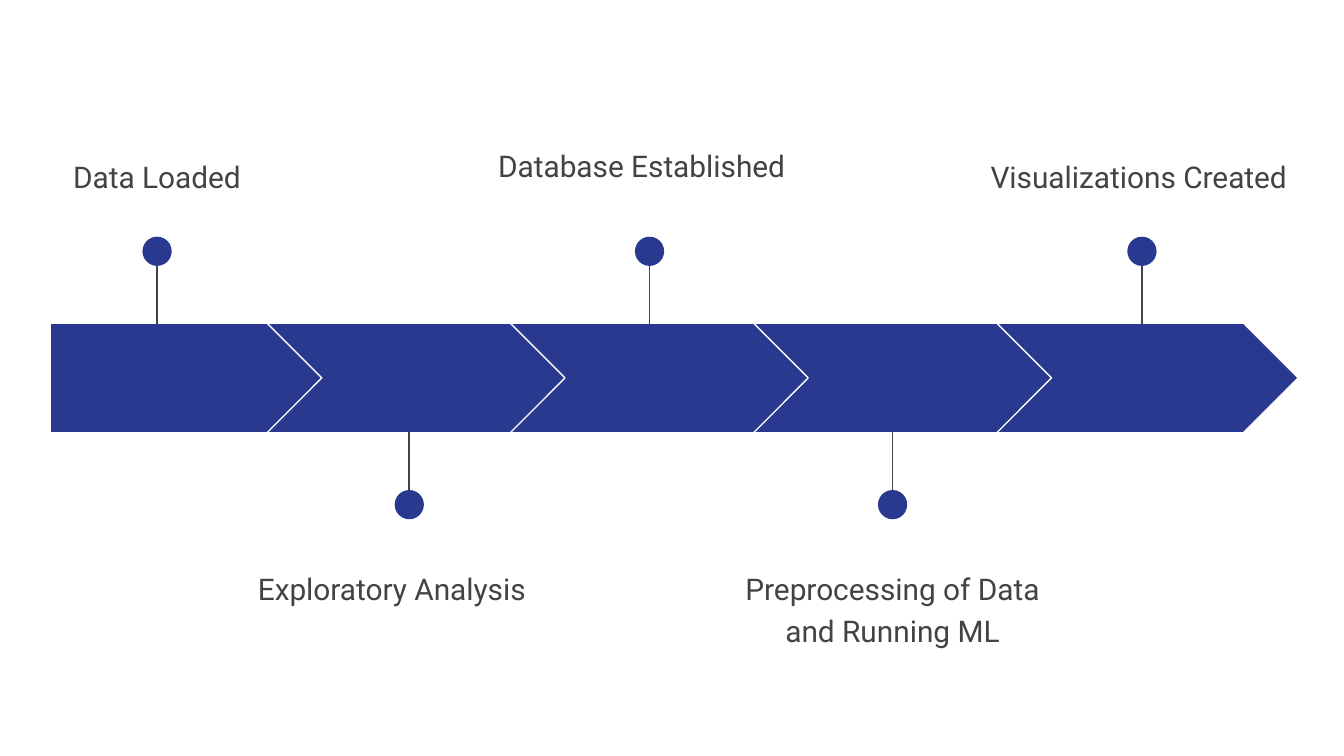
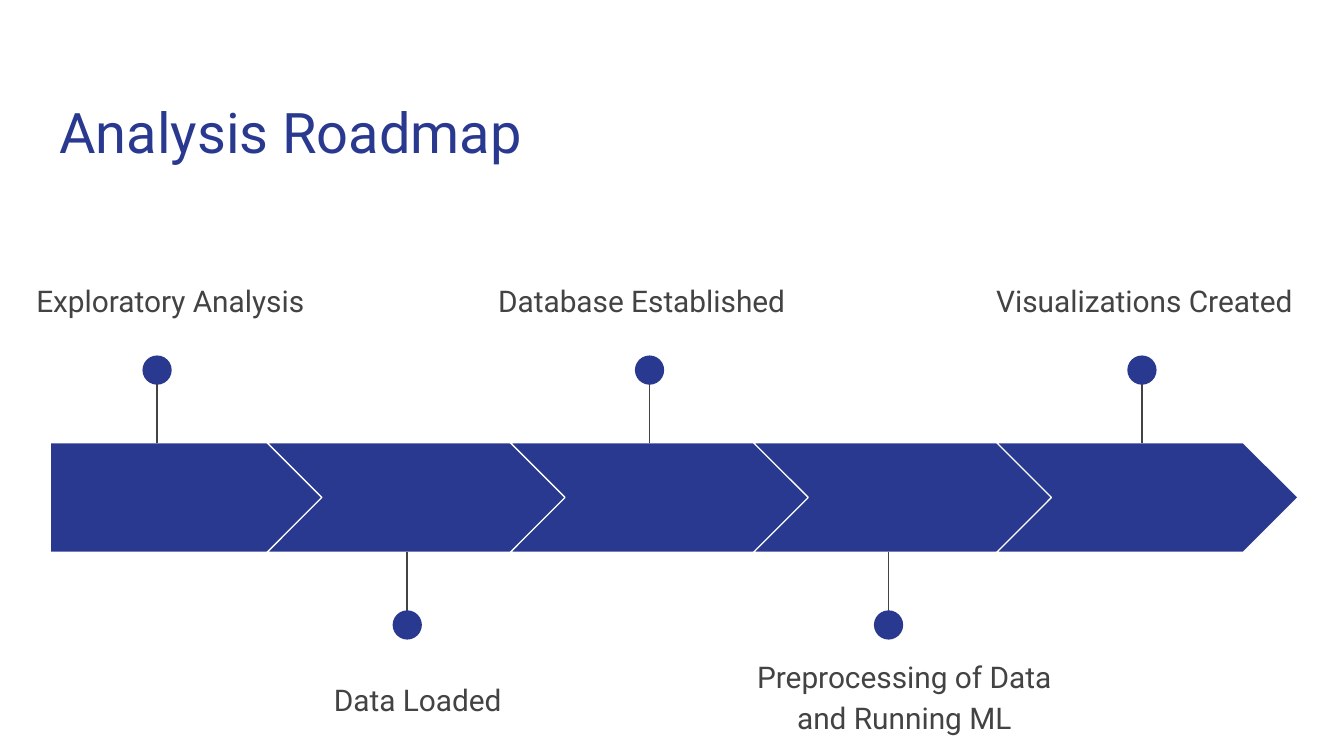
Before and after one commit to Magzzie/COVID-19_Analysis, a slide deck: slide 6 of COVID-19 Analysis.pptx (slide 7 before the commit). Drawn at 1344x756 pixels with LibreOffice and Linux fonts; fonts in the diff are those of the drawing. Boxes give left, top, right and bottom in pixels: in the first picture for what was removed or moved away, otherwise in the second. Text is boxed around its words. In the diff, an @@ line names an element or a change of style, - is before the commit and + after.

```diff
--- a/COVID-19 Analysis.pptx
+++ b/COVID-19 Analysis.pptx
@@ title added at (x1=59, y1=111, x2=521, y2=165), 30 pt, text #2A3990 @@
+Analysis Roadmap
@@ text "Exploratory Analysis" moved from (x1=258, y1=577, x2=525, y2=607) to (x1=36, y1=289, x2=304, y2=319) @@
@@ text "Database Established" moved from (x1=498, y1=154, x2=785, y2=178) to (x1=498, y1=289, x2=785, y2=313) @@
@@ text "Visualizations Created" moved from (x1=991, y1=165, x2=1287, y2=189) to (x1=996, y1=289, x2=1293, y2=313) @@
@@ 4 chevrons, 4 lines, 3 ellipses, 1 pentagon arrow moved together from (x1=50, y1=237, x2=1298, y2=513) to (x1=50, y1=355, x2=1298, y2=634) @@
@@ 2 ellipses, 1 line moved together from (x1=395, y1=431, x2=907, y2=520) to (x1=392, y1=552, x2=903, y2=640) @@
@@ text "Preprocessing of Data and Running ..." moved from (x1=745, y1=577, x2=1040, y2=648) to (x1=757, y1=665, x2=1052, y2=735) @@
@@ text "Data Loaded" moved from (x1=73, y1=165, x2=241, y2=189) to (x1=334, y1=688, x2=502, y2=712) @@
```
Also in this commit, not shown: 2 other slides changed, 2 slides added, 2 slides removed.
